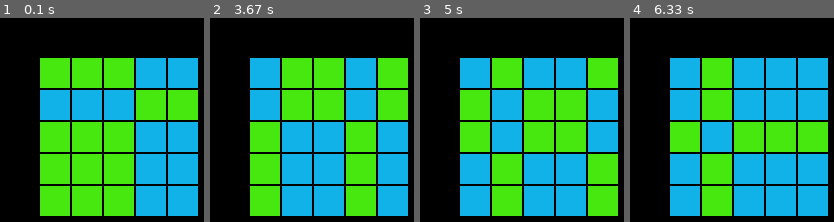
Above: before the commit, frames 1-4 (left to right).
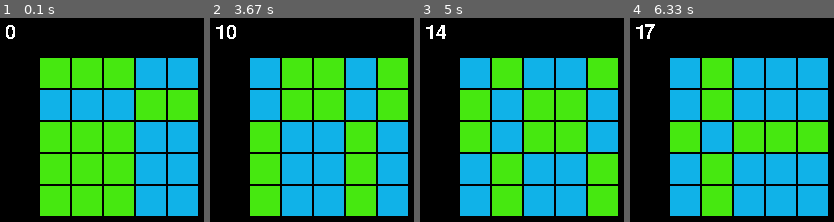
Above: after the commit, the same moments.

Repository: centipeda/pygame-shockwave
Game: pygame game, started from shockgame.py
The game is run twice, just before and just after one commit, with the same random seed, the same clock (stepped at 60 frames per second) and the same inputs. The source is Python 2; it was converted automatically to run under Python 3.
Inputs (mouse positions are in pixels of both pictures, inside the frame that each line leads up to):
- Up to frame 1 (0.1 s): no input
- Up to frame 2 (3.67 s): press the mouse at (265, 201) at 0.37 s; move the mouse to (324, 132) at 0.47 s; release the mouse at (383, 62) at 0.6 s; press the mouse at (297, 168) at 0.7 s; move the mouse to (348, 162) at 0.8 s; release the mouse at (399, 156) at 0.93 s; click (379, 105) at 1.05 s; press the mouse at (265, 73) at 1.37 s; move the mouse to (271, 142) at 1.47 s; release the mouse at (277, 211) at 1.6 s; press the mouse at (265, 73) at 1.7 s; move the mouse to (261, 81) at 1.8 s; release the mouse at (261, 91) at 1.93 s; press the mouse at (393, 73) at 2.03 s; move the mouse to (373, 69) at 2.13 s; release the mouse at (356, 69) at 2.27 s; press the mouse at (360, 168) at 2.37 s; move the mouse to (318, 130) at 2.47 s; release the mouse at (277, 93) at 2.6 s; press the mouse at (393, 168) at 2.7 s; move the mouse to (360, 160) at 2.8 s; release the mouse at (326, 150) at 2.93 s; press the mouse at (328, 168) at 3.03 s; move the mouse to (346, 142) at 3.13 s; release the mouse at (363, 117) at 3.27 s; click (332, 93) at 3.38 s
- Up to frame 3 (5 s): press the mouse at (603, 136) at 3.7 s; move the mouse to (550, 140) at 3.8 s; release the mouse at (499, 142) at 3.93 s; press the mouse at (570, 168) at 4.03 s; move the mouse to (593, 150) at 4.13 s; release the mouse at (617, 132) at 4.27 s; press the mouse at (570, 201) at 4.37 s; move the mouse to (577, 134) at 4.47 s; release the mouse at (583, 69) at 4.6 s; click (464, 132) at 4.72 s
- Up to frame 4 (6.33 s): press the mouse at (813, 136) at 5.03 s; move the mouse to (742, 160) at 5.13 s; release the mouse at (674, 183) at 5.27 s; press the mouse at (813, 105) at 5.37 s; move the mouse to (797, 93) at 5.47 s; release the mouse at (783, 83) at 5.6 s; press the mouse at (813, 105) at 5.7 s; move the mouse to (774, 148) at 5.8 s; release the mouse at (736, 193) at 5.93 s; press the mouse at (717, 105) at 6.03 s; move the mouse to (721, 122) at 6.13 s; release the mouse at (727, 140) at 6.27 s

The runs differ from the first frame. In frame 1, 0.2% of the frame differs, in the area x 2-8%, y 3-11%; in frame 2, 0.3%, in the area x 2-13%, y 3-11%; in frame 3, 0.3%; in frame 4, 0.3%.

Commit message:
Added score counter, and victory message listing movecount to win.

Diff:
--- a/shockgame.py
+++ b/shockgame.py
@@ -17,6 +17,10 @@
     mainGrid = create_grid(GRIDW,GRIDH)
     mainGrid.assign_rects()
     mainGrid.draw_grid(SCREEN)
+
+    # draw score counter
+    scorecount = Score()
+    scorerect = SCREEN.blit(scorecount.render(),(5,5))
 
     # randomize game grid
     mainGrid.randomize_tiles()
@@ -43,6 +47,12 @@
                             play_beep()
                             mainGrid.flip_row(clickedTile.gridrow)
                             mainGrid.flip_column(clickedTile.gridcol)
+                            scorecount.count += 1
+
+        # Updates score count on board.
+        if not won:
+            SCREEN.fill(BGCOLOR,rect=scorerect)
+            scorerect = SCREEN.blit(scorecount.render(),(5,5))
 
 
         # Updates colors of tiles in board.
@@ -55,7 +65,7 @@
 
         # Checks if game is finished.
         if game_won(mainGrid) and not won:
-            print "Won."
+            print "Game won in {} moves.".format(scorecount.count)
             won = True
 
         pygame.display.update()
--- a/shockobjs.py
+++ b/shockobjs.py
@@ -10,7 +10,9 @@
 # color constants
 DEFTILECOLOR = (16,178,232)
 FLIPTILECOLOR = (70,232,16)
-BGCOLOR = (0,0,0)
+BLACK = (0,0,0)
+WHITE = (255,255,255)
+BGCOLOR = BLACK
 
 # size-related constants
 GRIDH = 5
@@ -27,7 +29,14 @@
 
 class Score():
     def __init__(self):
-        pass
+        self.count = 0
+        self.font = None
+        self.size = 30
+        self.text = pygame.font.Font(self.font,self.size)
+
+    def render(self):
+        txtsurf = self.text.render(str(self.count),False,WHITE)
+        return txtsurf
 
 class Tile():
     """Represents the colored squares in the game."""
